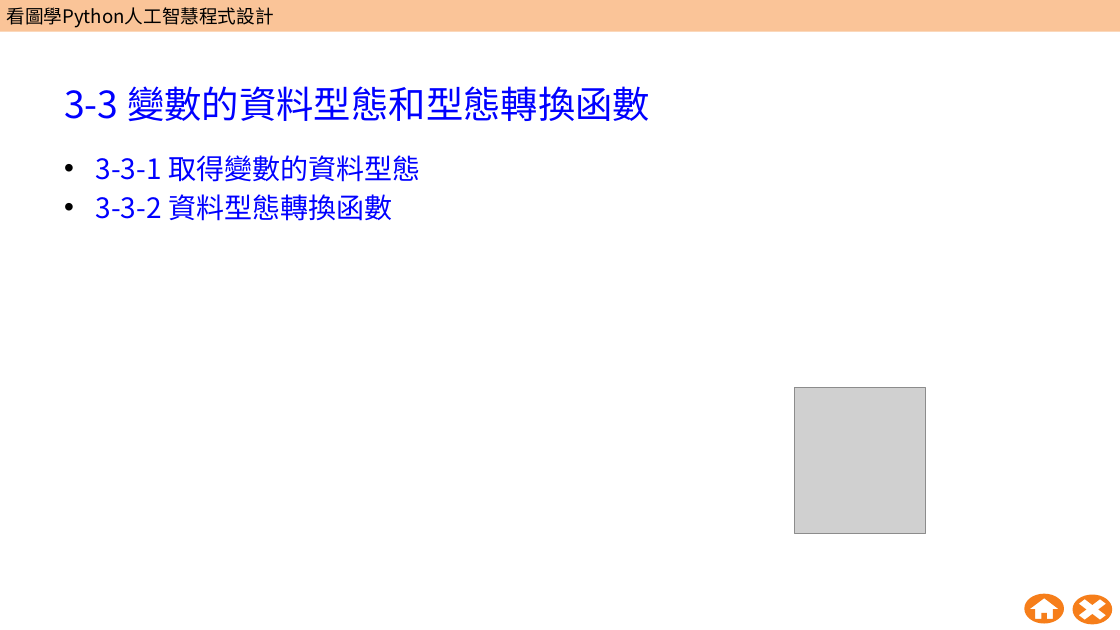
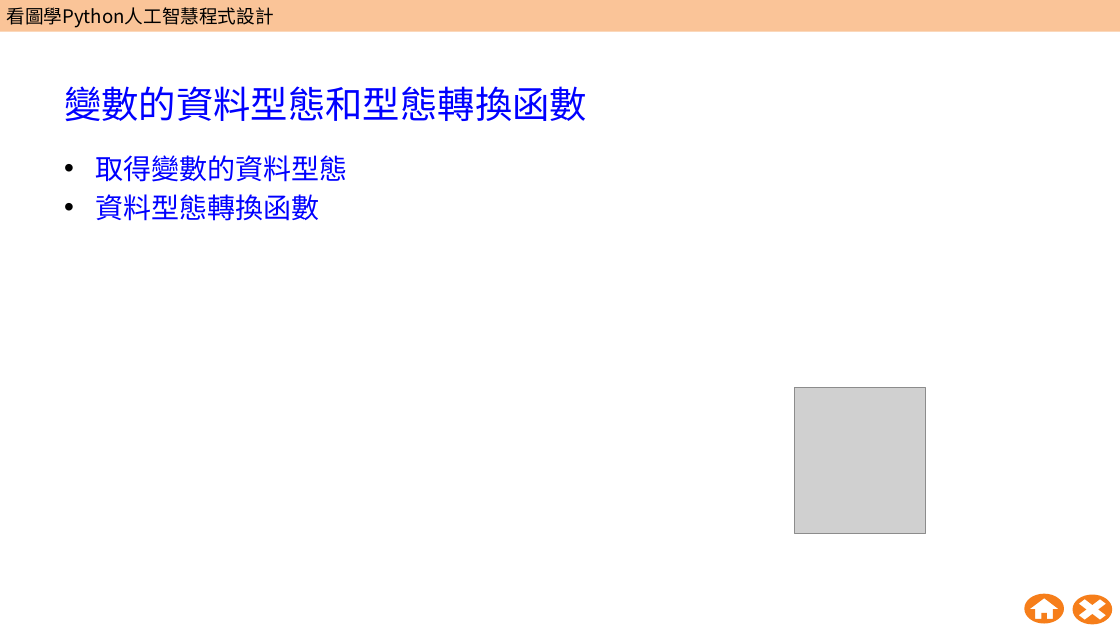
Before and after one commit to wangsungwen/Python-Artificial-Intelligence-Instruction, a slide deck: slide 46 of 五週Python人工智慧教學包/第1週/W01_教學簡報.pptx (slide 47 before the commit). Drawn at 1120x630 pixels with LibreOffice and Linux fonts; fonts in the diff are those of the drawing; grey boxes stand for pictures; background and template pictures are left out. Boxes give left, top, right and bottom in pixels: in the first picture for what was removed or moved away, otherwise in the second. Text is boxed around its words. In the diff, an @@ line names an element or a change of style, - is before the commit and + after.

```diff
--- a/五週Python人工智慧教學包/第1週/W01_教學簡報.pptx
+++ b/五週Python人工智慧教學包/第1週/W01_教學簡報.pptx
@@ title at [64,86,587,121]: text changed @@
-3-3 變數的資料型態和型態轉換函數
+變數的資料型態和型態轉換函數
@@ text at [96,155,348,221]: text changed @@
-• 3-3-1 取得變數的資料型態
-• 3-3-2 資料型態轉換函數
+• 取得變數的資料型態
+• 資料型態轉換函數
```
Also in this commit, not shown: 22 other slides changed, 1 slide removed.
